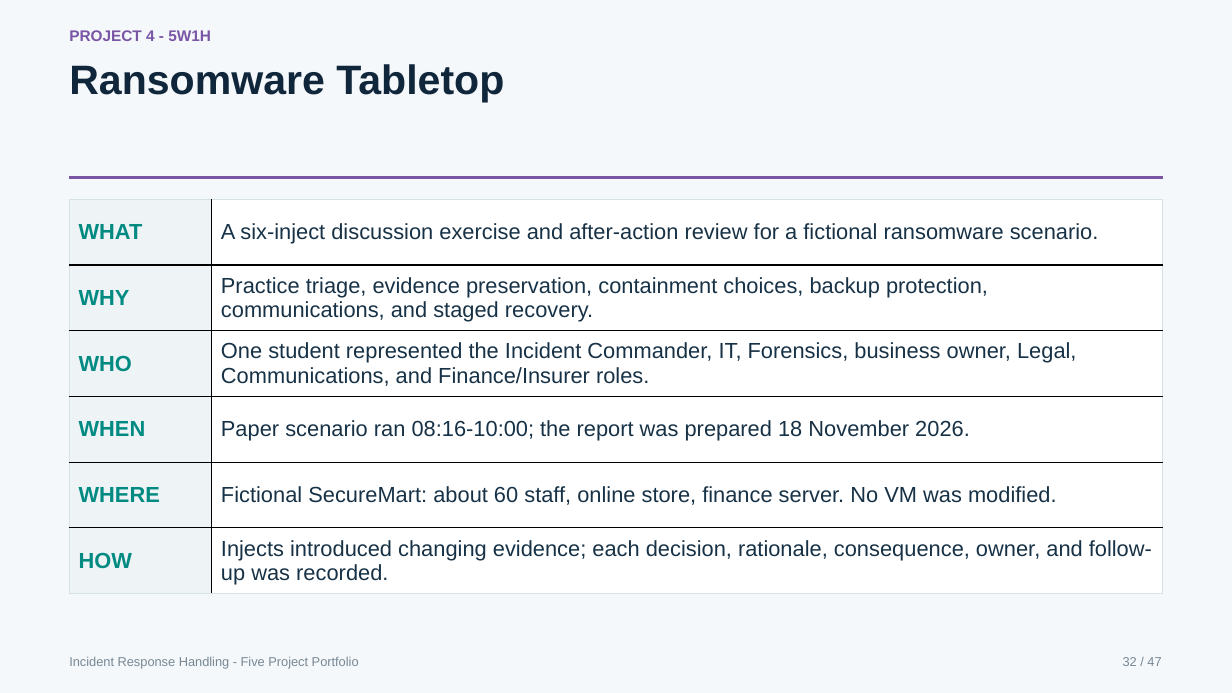
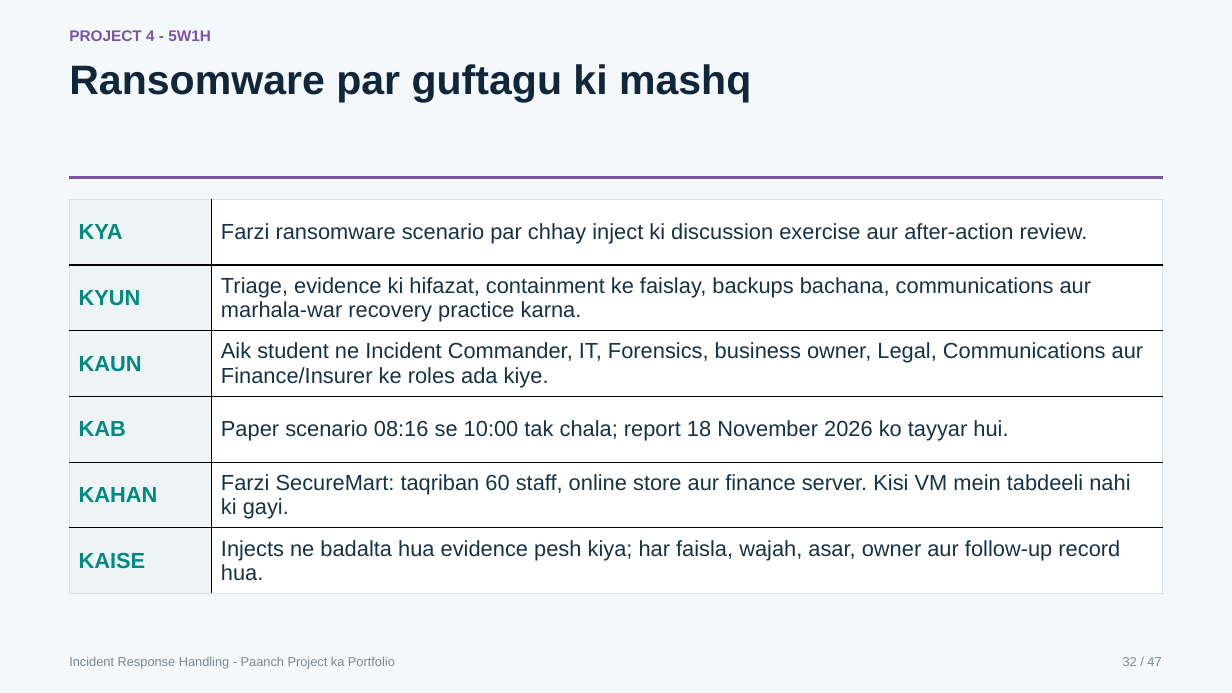
Before and after one commit to CyberBoy50/Cyber-Project-IR-Portfolio, a slide deck: slide 32 of presentation/Cyber_Project_Complete_IR_Training_Briefing.pptx. Drawn at 1232x693 pixels with LibreOffice and Linux fonts; fonts in the diff are those of the drawing. Boxes give left, top, right and bottom in pixels: in the first picture for what was removed or moved away, otherwise in the second. Text is boxed around its words. In the diff, an @@ line names an element or a change of style, - is before the commit and + after.

```diff
--- a/presentation/Cyber_Project_Complete_IR_Training_Briefing.pptx
+++ b/presentation/Cyber_Project_Complete_IR_Training_Briefing.pptx
@@ text at [69,64,751,103]: text changed @@
-Ransomware Tabletop
+Ransomware par guftagu ki mashq
@@ table at [69,200,1163,598] @@
-row 1, column 1: WHAT
+row 1, column 1: KYA
-row 1, column 2: A six-inject discussion exercise and after-action review for a fictional ransomware scenario.
+row 1, column 2: Farzi ransomware scenario par chhay inject ki discussion exercise aur after-action review.
-row 2, column 1: WHY
+row 2, column 1: KYUN
-row 2, column 2: Practice triage, evidence preservation, containment choices, backup protection, communications, and staged recovery.
+row 2, column 2: Triage, evidence ki hifazat, containment ke faislay, backups bachana, communications aur marhala-war recovery practice karna.
-row 3, column 1: WHO
+row 3, column 1: KAUN
-row 3, column 2: One student represented the Incident Commander, IT, Forensics, business owner, Legal, Communications, and Finance/Insurer roles.
+row 3, column 2: Aik student ne Incident Commander, IT, Forensics, business owner, Legal, Communications aur Finance/Insurer ke roles ada kiye.
-row 4, column 1: WHEN
+row 4, column 1: KAB
-row 4, column 2: Paper scenario ran 08:16-10:00; the report was prepared 18 November 2026.
+row 4, column 2: Paper scenario 08:16 se 10:00 tak chala; report 18 November 2026 ko tayyar hui.
-row 5, column 1: WHERE
+row 5, column 1: KAHAN
-row 5, column 2: Fictional SecureMart: about 60 staff, online store, finance server. No VM was modified.
+row 5, column 2: Farzi SecureMart: taqriban 60 staff, online store aur finance server. Kisi VM mein tabdeeli nahi ki gayi.
-row 6, column 1: HOW
+row 6, column 1: KAISE
-row 6, column 2: Injects introduced changing evidence; each decision, rationale, consequence, owner, and follow-up was recorded.
+row 6, column 2: Injects ne badalta hua evidence pesh kiya; har faisla, wajah, asar, owner aur follow-up record hua.
@@ text at [69,657,395,669]: text changed @@
-Incident Response Handling - Five Project Portfolio
+Incident Response Handling - Paanch Project ka Portfolio
```
Also in this commit, not shown: 46 other slides changed, 1 other file.
